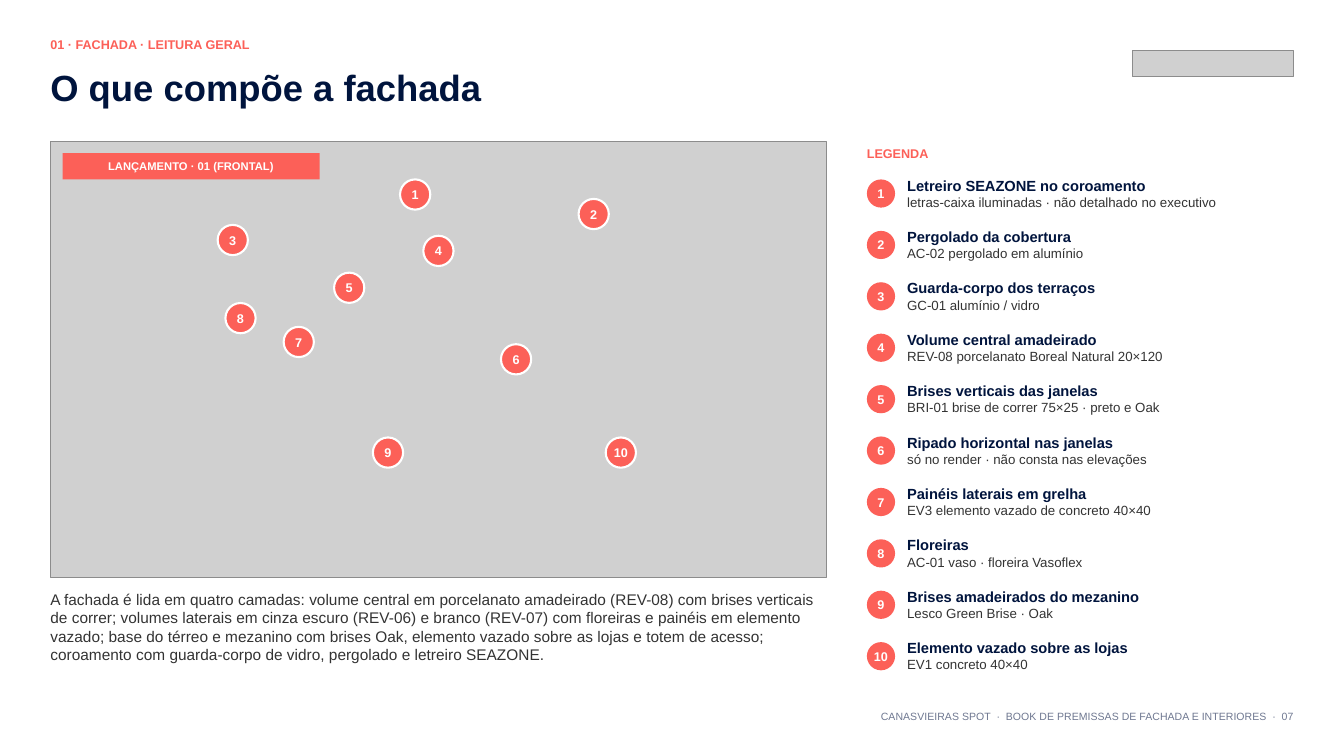
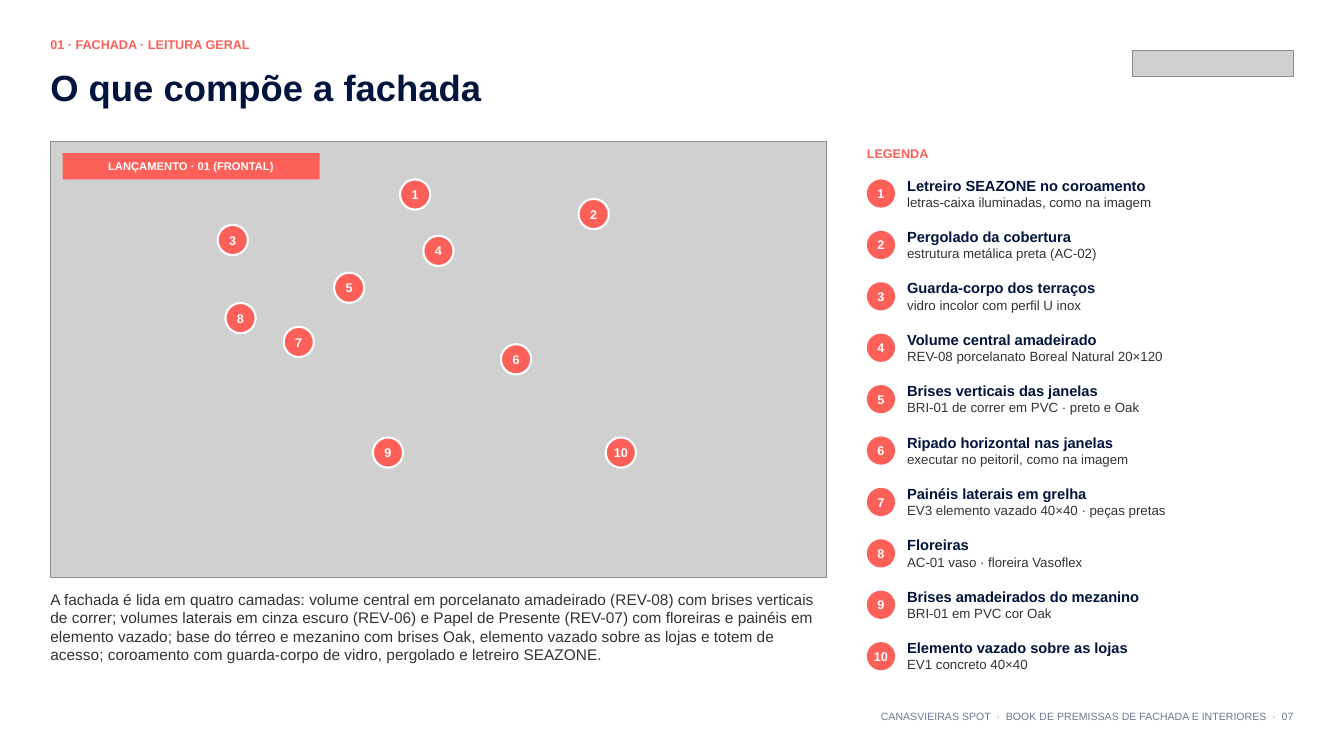
Before and after one commit to rachelsouto-source/book-premissas-template, a slide deck: slide 7 of books/CANASVIEIRAS_SPOT_Book_de_Premissas_v3.pptx. Drawn at 1344x756 pixels with LibreOffice and Linux fonts; fonts in the diff are those of the drawing; grey boxes stand for pictures; background and template pictures are left out. Boxes give left, top, right and bottom in pixels: in the first picture for what was removed or moved away, otherwise in the second. Text is boxed around its words. In the diff, an @@ line names an element or a change of style, - is before the commit and + after.

```diff
--- a/books/CANASVIEIRAS_SPOT_Book_de_Premissas_v3.pptx
+++ b/books/CANASVIEIRAS_SPOT_Book_de_Premissas_v3.pptx
@@ text at bbox=[907, 197, 1151, 210]: text changed @@
-letras-caixa iluminadas · não detalhado no executivo
+letras-caixa iluminadas, como na imagem
@@ text at bbox=[907, 248, 1096, 261]: text changed @@
-AC-02 pergolado em alumínio
+estrutura metálica preta (AC-02)
@@ text at bbox=[907, 300, 1081, 313]: text changed @@
-GC-01 alumínio / vidro
+vidro incolor com perfil U inox
@@ text at bbox=[907, 402, 1139, 415]: text changed @@
-BRI-01 brise de correr 75×25 · preto e Oak
+BRI-01 de correr em PVC · preto e Oak
@@ text at bbox=[907, 454, 1128, 467]: text changed @@
-só no render · não consta nas elevações
+executar no peitoril, como na imagem
@@ text at bbox=[907, 505, 1166, 518]: text changed @@
-EV3 elemento vazado de concreto 40×40
+EV3 elemento vazado 40×40 · peças pretas
@@ text at bbox=[50, 593, 814, 663]: text changed @@
-A fachada é lida em quatro camadas: volume central em porcelanato amadeirado (REV-08) com brises verticais de correr; volumes laterais em cinza escuro (REV-06) e branco (REV-07) com floreiras e painéis em elemento vazado; base do térreo e mezanino com brises Oak, elemento vazado sobre as lojas e totem de acesso; coroamento com guarda-corpo de vidro, pergolado e letreiro SEAZONE.
+A fachada é lida em quatro camadas: volume central em porcelanato amadeirado (REV-08) com brises verticais de correr; volumes laterais em cinza escuro (REV-06) e Papel de Presente (REV-07) com floreiras e painéis em elemento vazado; base do térreo e mezanino com brises Oak, elemento vazado sobre as lojas e totem de acesso; coroamento com guarda-corpo de vidro, pergolado e letreiro SEAZONE.
@@ text at bbox=[907, 608, 1051, 618]: text changed @@
-Lesco Green Brise · Oak
+BRI-01 em PVC cor Oak
```
Also in this commit, not shown: 5 other slides changed, 3 other files.
